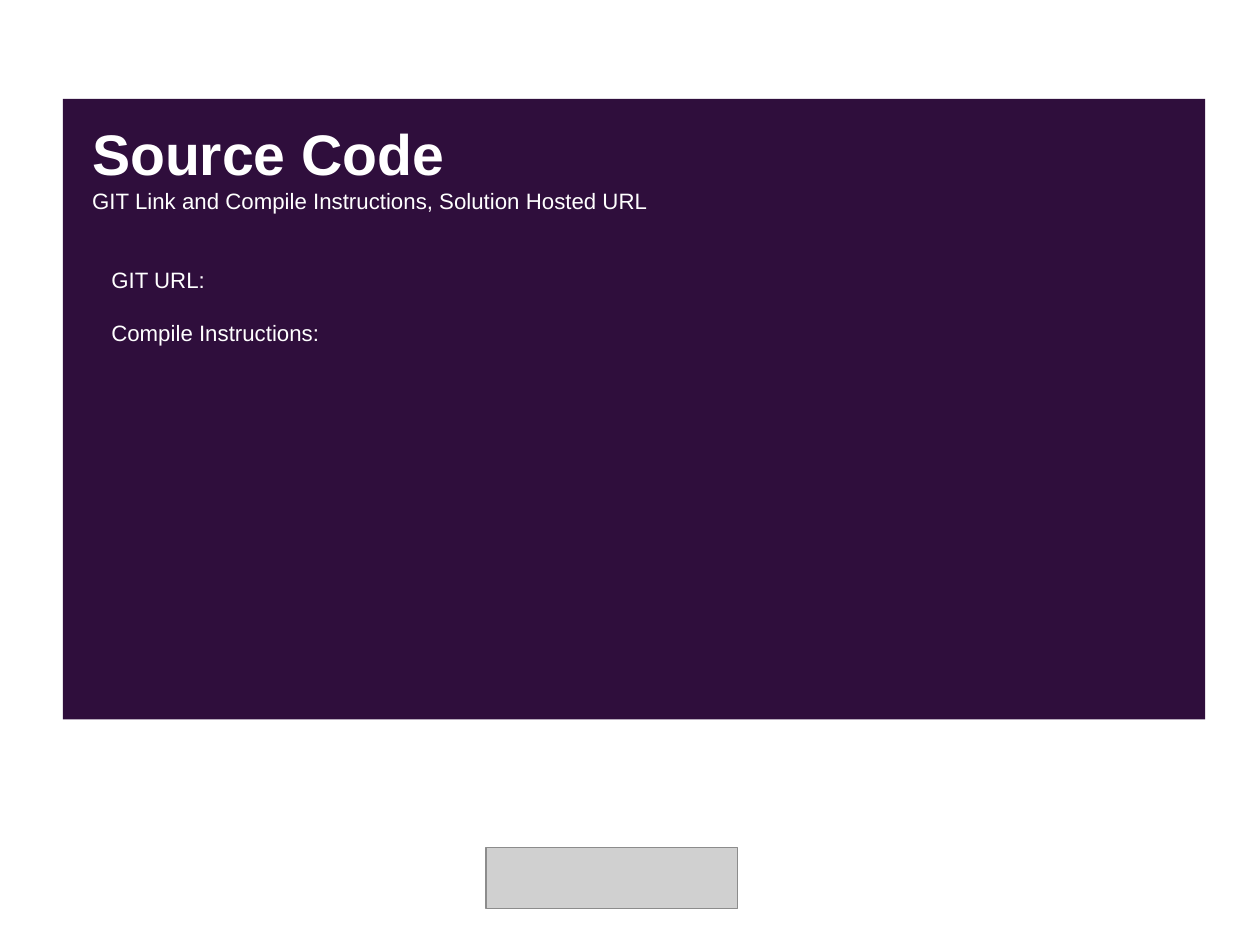
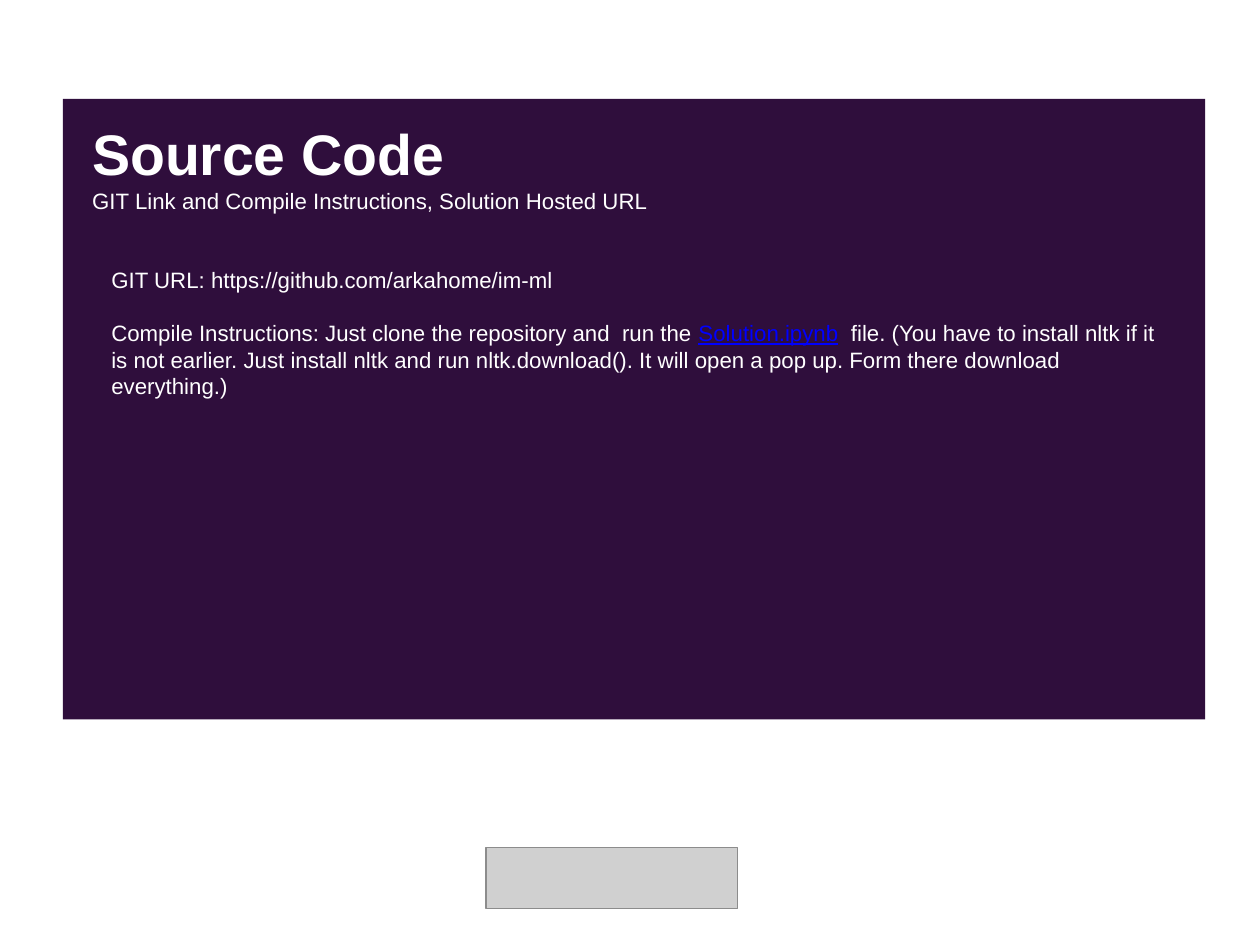
Before and after one commit to arkahome/im-ml, a slide deck: slide 11 of SolutionPresentation.pptx. Drawn at 1260x945 pixels with LibreOffice and Linux fonts; fonts in the diff are those of the drawing; grey boxes stand for pictures. Boxes give left, top, right and bottom in pixels: in the first picture for what was removed or moved away, otherwise in the second. Text is boxed around its words. In the diff, an @@ line names an element or a change of style, - is before the commit and + after.

```diff
--- a/SolutionPresentation.pptx
+++ b/SolutionPresentation.pptx
@@ text at (x1=111, y1=272, x2=1154, y2=399): text changed @@
-GIT URL:
-Compile Instructions:
+GIT URL: https://github.com/arkahome/im-ml
+Compile Instructions: Just clone the repository and run the Solution.ipynb file. (You have to install nltk if it is not earlier. Just install nltk and run nltk.download(). It will open a pop up. Form there download everything.)
```
Also in this commit, not shown: 11 other slides changed, 1 slide added, 1 slide removed.
